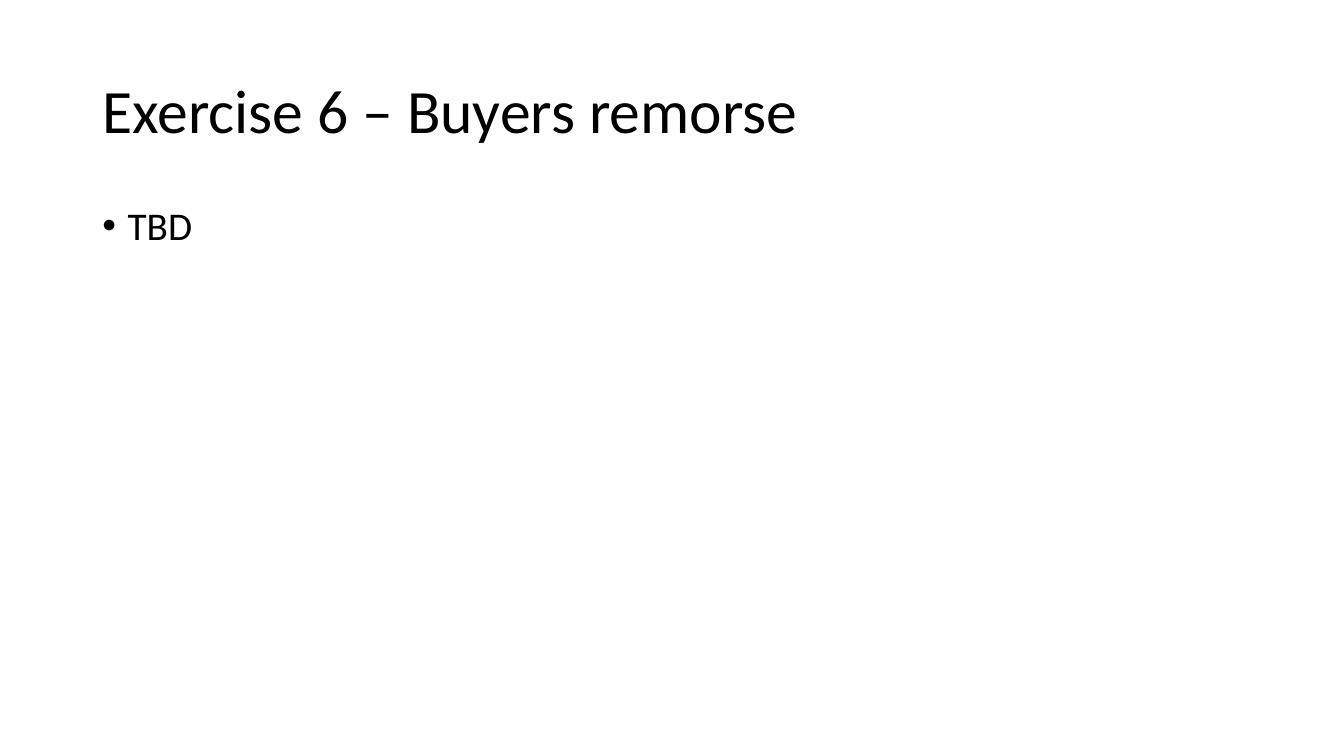
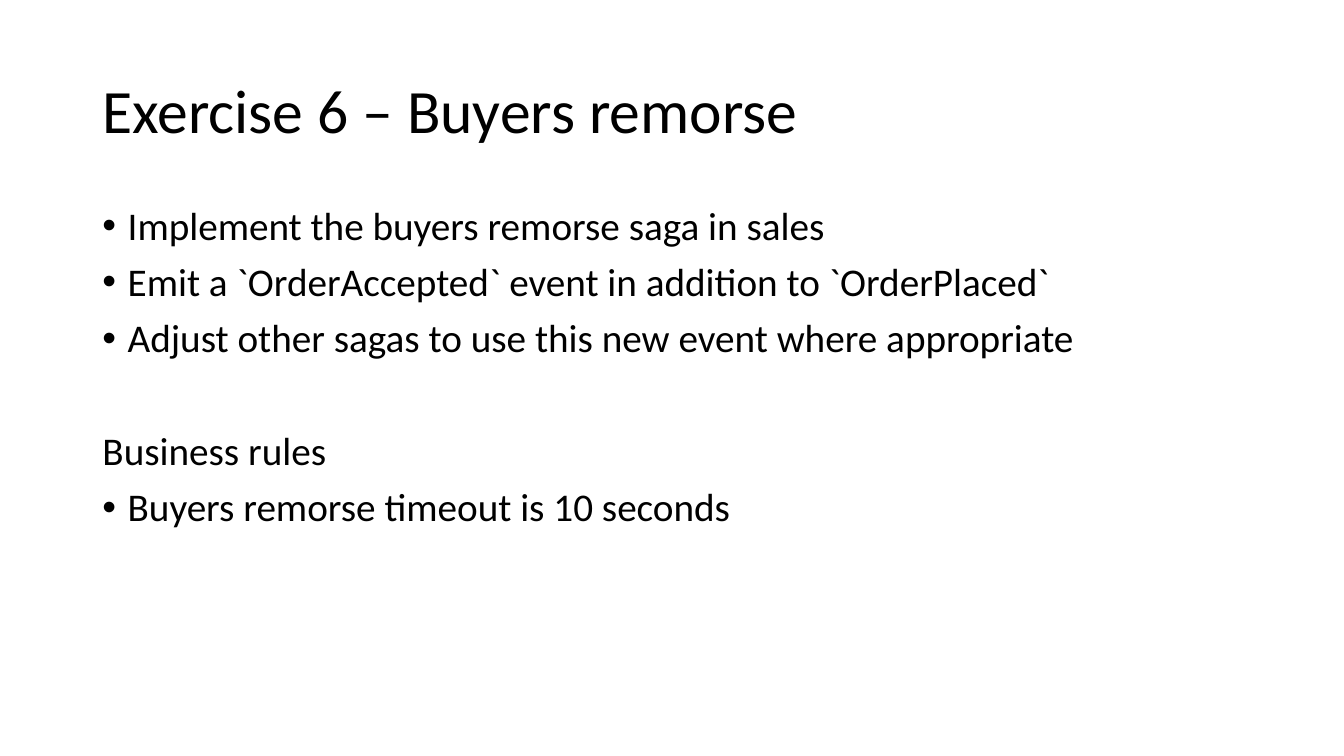
Before and after one commit to Particular/SagaMasterClass, a slide deck: slide 76 of SagaMasterClass.pptx. Drawn at 1344x756 pixels with LibreOffice and Linux fonts; fonts in the diff are those of the drawing. Boxes give left, top, right and bottom in pixels: in the first picture for what was removed or moved away, otherwise in the second. Text is boxed around its words. In the diff, an @@ line names an element or a change of style, - is before the commit and + after.

```diff
--- a/SagaMasterClass.pptx
+++ b/SagaMasterClass.pptx
@@ text at [102, 212, 1073, 528]: text changed @@
-• TBD
+• Implement the buyers remorse saga in sales
+• Emit a `OrderAccepted` event in addition to `OrderPlaced`
+• Adjust other sagas to use this new event where appropriate
+Business rules
+• Buyers remorse timeout is 10 seconds
```
Also in this commit, not shown: 6 other slides changed, 2 slides added, 2 slides removed.
